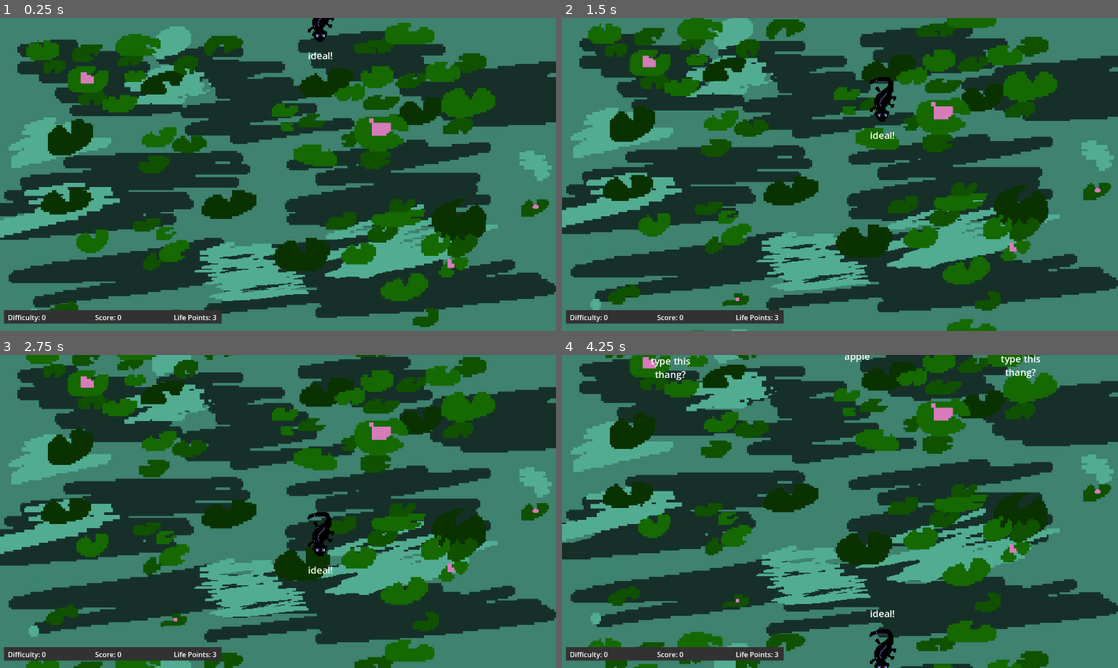
Above: before the commit, frames 1-4 (two rows, left to right).
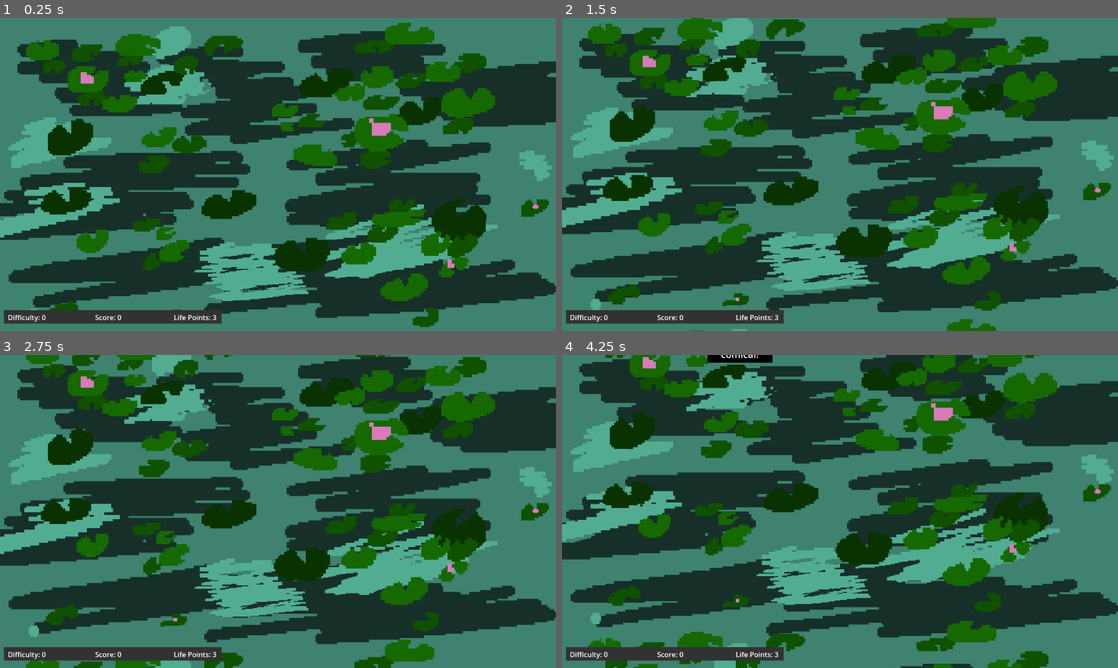
Above: after the commit, the same moments.

Repository: cx-yang/AcerolaJam-XavierYang
Game: Godot game, scene res://main/main.tscn
The game is run twice, just before and just after one commit, with the same random seed, the same clock (stepped at 60 frames per second) and the same inputs. The engine's default icon, where the game draws it, is replaced by a stand-in: a white triangle on a blue panel in a dark square.
Inputs:
- Up to frame 1 (0.25 s): no input
- Up to frame 2 (1.5 s): tap Enter at 0.5 s
- Up to frame 3 (2.75 s): no input
- Up to frame 4 (4.25 s): no input

The runs differ from the first frame. In frame 1, 0.3% of the frame differs, in the area x 55-61%, y 0-14%; in frame 2, 0.4%; in frame 3, 0.4%; in frame 4, 1.1%, in the area x 15-86%, y 0-100%.

Commit message:
update prompt list. likely merge easy and happy arrays. Event enemy spawns according to the index reference in the 2d array. Event enemies and regular enemies alternate for gameplay loop.

Diff:
--- a/Prompt_List.gd
+++ b/Prompt_List.gd
@@ -1,16 +1,18 @@
 extends Node
 
 var easy_words = [
-	"add up","brown dog","cow tools","","","","","","","","","","","",
-	"","","","","","","","","","","","","","",
-	"","","","","","","","","","","","","","",]
+	"add up","brown dog","cow tools","doing","funny","good job","hat","instant","jump","kitty","love","music","nice crock","ocelot",
+	"party","quiz","red","tuba","umbrella","victory","wumbo","year","zoo","above you","birthday","cotton",
+	"drink water","eyes","flower","giraffe","honey","idea","jump","kncok knock","learn","mail time",
+	"nutella","outside pool","power stance","quesadilla", "reptile", "turtle power", "util","visit friends",
+	"wack","","","","","",]
 
 var happy_words = [
 	"achievement","bubbles","comical","definite",
 	"empowered","favorite","gnarly","hospitable",
 	"ideal","joysome","knockout","luminous",
 	"majestic","neighborly","organize","phenomenal",
-	"quirk","recess","savvy","tubular",
+	"quirk","recess","tubular",
 	"urbane","vivacious","wizard","xenodochial",
 	"yay","zealous"
 	]
@@ -23,14 +25,15 @@
 	"?"
 ]
 
-var dialogue1 =[
-	"help me"
-]
-
+#String is the prompt. Number after is the array position to make the event handler go to
 var events = [
-	["apple"],
-	["bottom"],
-	["jeans"]
+	["do you like fruit?", 1],
+	["apple", 4, "orange", 5, "pear", 6],
+	["bottom", 0],
+	["jeans", 0],
+	["you choose apple",  0],
+	["you choose orange", 0],
+	["you choose pear", 0],
 ]
 
 func get_happy_prompt() -> String:
@@ -45,5 +48,12 @@
 func get_salamander_prompt() -> String:
 	return "salamander"
 
+#check if event_size > 1 to differentiate spawning the prompt or options
+func get_event_size(event_number: int) -> int:
+	return events[event_number].size()
+
 func get_event_prompt(event_number: int, position: int) -> String:
 	return events[event_number][position]
+
+func get_next_event_number(event_number:int, position: int) -> int:
+	return events[event_number][position+1]
--- a/enemy/event_enemy.gd
+++ b/enemy/event_enemy.gd
@@ -2,6 +2,8 @@
 
 @export var event_number: int = 0
 @export var option_number: int = 0
+
+var next_event_number: int = 0
 
 func _ready():
 	#SignalManager.difficulty_increased.connect(handle_difficulty_increase)
@@ -21,6 +23,10 @@
 func get_option_number() -> int:
 	return option_number
 
+func get_next_event_number() -> int:
+	return next_event_number
+
 func set_event_prompt(event_number: int, option_number: int) -> void:
+	next_event_number = PromptList.get_next_event_number(event_number, option_number)
 	prompt_text = PromptList.get_event_prompt(event_number, option_number)
 	prompt.parse_bbcode(set_center_tags(prompt_text))
--- a/enemy/event_enemy.tscn
+++ b/enemy/event_enemy.tscn
@@ -7,4 +7,7 @@
 script = ExtResource("2_bvgdu")
 event_number = 0
 option_number = 0
-speed = 0.2
+speed = 0.0
+
+[node name="ActionTimer" parent="." index="3"]
+wait_time = 2.5
--- a/main/main.gd
+++ b/main/main.gd
@@ -19,6 +19,9 @@
 
 var current_container_type = "enemy"
 var event_number: int = 0
+var prompt_and_answer_count: int = 0 #keeps track of the prompts and answers
+var can_spawn_event: bool = false
+var loop_count: int = 0 #when this gets to a certain number after the event spawn, change the prompt in the spawner
 
 var enemy = preload("res://enemy/enemy_base.tscn")
 var easy_happy_enemy = preload("res://enemy/easy_happy_enemy.tscn")
@@ -28,6 +31,12 @@
 func _ready() -> void:
 	SignalManager.start_game.connect(start_game)
 	start_game()
+
+func _process(delta):
+	if can_spawn_event and enemy_container.get_child_count() == 0:
+		current_container_type = "event"
+		can_spawn_event = false
+		spawn_event_enemies()
 
 func _unhandled_input(event: InputEvent) -> void:
 	if event is InputEventKey and not event.is_pressed():
@@ -40,13 +49,38 @@
 		elif key_typed == "shift":
 			return
 		else:
-			var prompt = active_enemy.get_prompt()
+			var prompt = active_enemy.get_prompt() #use active_enemy to set up the next event to display
 			var next_character = prompt.substr(current_letter_index, 1)
 			if key_typed == next_character or (next_character == " " and key_typed == "space") or (next_character == "!" and key_typed == "shift+1") or (next_character == "?" and key_typed == "shift+slash"):
 				print("successfully typed: ", key_typed)
 				current_letter_index += 1
 				active_enemy.set_next_character(current_letter_index)
+
 				if current_letter_index == prompt.length():
+
+					if current_container_type == "event":
+						event_number = active_enemy.get_next_event_number()
+						for enemy in event_spawner.get_children():
+							score += enemy.get_prompt().length() * 80
+							enemy.queue_free()
+						SignalManager.current_score.emit(score)
+						current_letter_index = -1
+						active_enemy.queue_free()
+						active_enemy = null
+
+						#restart game loop
+						if prompt_and_answer_count >= 1:
+							prompt_and_answer_count = 0
+							difficulty_timer.start()
+							difficulty = 2
+							SignalManager.current_difficulty.emit(difficulty)
+							spawn_timer.start()
+							current_container_type = "enemy"
+						else:
+							prompt_and_answer_count += 1
+							spawn_event_enemies()
+						return
+
 					if prompt == "salamander":
 						for enemy in enemy_container.get_children():
 							score += enemy.get_prompt().length() * 80
@@ -68,22 +102,33 @@
 
 #change to take an enemy from either container from parameter call
 func find_new_active_enemy(typed_character: String, container_type: String):
-	#if container_type == "enemy"
-	for enemy in enemy_container.get_children():
-		var prompt = enemy.get_prompt()
-		var next_character = prompt.substr(0,1)
-		print("typed character: ", typed_character)
-
-		if next_character == typed_character:
-			print("found new enemy that starts with %s " % next_character)
-			active_enemy = enemy
-			current_letter_index = 1
-			active_enemy.set_next_character(current_letter_index)
-			return
+	if container_type == "enemy":
+		for enemy in enemy_container.get_children():
+			var prompt = enemy.get_prompt()
+			var next_character = prompt.substr(0,1)
+			print("typed character: ", typed_character)
+
+			if next_character == typed_character:
+				print("found new enemy that starts with %s " % next_character)
+				active_enemy = enemy
+				current_letter_index = 1
+				active_enemy.set_next_character(current_letter_index)
+				return
+	else:
+		for enemy in event_spawner.get_children():
+			var prompt = enemy.get_prompt()
+			var next_character = prompt.substr(0,1)
+			print("typed character: ", typed_character)
+
+			if next_character == typed_character:
+				print("found new enemy that starts with %s " % next_character)
+				active_enemy = enemy
+				current_letter_index = 1
+				active_enemy.set_next_character(current_letter_index)
+				return
 
 func _on_spawn_timer_timeout():
-	#spawn_enemy()
-	spawn_event_enemies()
+	spawn_enemy()
 
 func spawn_enemy() -> void:
 	var enemy_instance = easy_happy_enemy.instantiate()
@@ -94,6 +139,8 @@
 	enemy_container.add_child(enemy_instance)
 	enemy_instance.set_difficulty(difficulty)
 
+	#enemy_instance.set_prompt(prompt_type)
+
 func spawn_salamander() -> void:
 	var enemy_instance = salamander.instantiate()
 	var spawns = spawn_container.get_children()
@@ -104,32 +151,44 @@
 	enemy_instance.set_difficulty(difficulty)
 
 func spawn_event_enemies() -> void:
-	var enemy_instance1 = event_enemy.instantiate()
-	var enemy_instance2 = event_enemy.instantiate()
-	var enemy_instance3 = event_enemy.instantiate()
-
-
-	#enemy_instance2.set_event_prompt(event_number,1)
-	#enemy_instance3.set_event_prompt(event_number,2)
-
-	var spawns = spawn_container.get_children()
-	enemy_instance1.global_position = spawns[1].global_position
-	enemy_instance2.global_position = spawns[4].global_position
-	enemy_instance3.global_position = spawns[7].global_position
-
-	event_spawner.add_child(enemy_instance1)
-	event_spawner.add_child(enemy_instance2)
-	event_spawner.add_child(enemy_instance3)
-
-	enemy_instance1.set_event_prompt(0,0)
+	var current_event_number = event_number
+	SignalManager.current_difficulty.emit(current_event_number)
+
+	if PromptList.get_event_size(current_event_number) > 2:
+		var enemy_instance1 = event_enemy.instantiate()
+		var enemy_instance2 = event_enemy.instantiate()
+		var enemy_instance3 = event_enemy.instantiate()
+
+		var spawns = spawn_container.get_children()
+		enemy_instance1.global_position = spawns[1].global_position
+		enemy_instance2.global_position = spawns[4].global_position
+		enemy_instance3.global_position = spawns[7].global_position
+
+		event_spawner.add_child(enemy_instance1)
+		event_spawner.add_child(enemy_instance2)
+		event_spawner.add_child(enemy_instance3)
+
+		enemy_instance1.set_event_prompt(current_event_number,0)
+		enemy_instance2.set_event_prompt(current_event_number,2)
+		enemy_instance3.set_event_prompt(current_event_number,4)
+	else:
+		var enemy_instance1 = event_enemy.instantiate()
+		var spawns = spawn_container.get_children()
+		enemy_instance1.global_position = spawns[4].global_position
+		event_spawner.add_child(enemy_instance1)
+		enemy_instance1.set_event_prompt(current_event_number,0)
 
 func _on_difficulty_timer_timeout():
-	if difficulty >= 20:
+	if difficulty >= 3:
 		difficulty_timer.stop()
-		difficulty = 20
+		difficulty = 3
+
+		spawn_timer.stop()
+		can_spawn_event = true
+
 		return
 
-	if difficulty % 2 == 0:
+	if difficulty % 5 == 0:
 		spawn_salamander()
 
 	difficulty += 1
@@ -143,11 +202,10 @@
 	current_letter_index = -1
 	difficulty = 0
 	score = 0
+	event_number = 0
 	life_points = 3
 	spawn_timer.wait_time = 4
 
-	#randomize()
-	#spawn_enemy()
 	spawn_timer.start()
 	difficulty_timer.start()
 
--- a/main/main.tscn
+++ b/main/main.tscn
@@ -1,9 +1,7 @@
-[gd_scene load_steps=10 format=3 uid="uid://dt7nflcejhhkc"]
+[gd_scene load_steps=8 format=3 uid="uid://dt7nflcejhhkc"]
 
 [ext_resource type="Script" path="res://main/main.gd" id="1_h8aja"]
 [ext_resource type="PackedScene" uid="uid://cpqk5m62jc80x" path="res://enemy/enemy_container.tscn" id="2_0h28o"]
-[ext_resource type="PackedScene" uid="uid://dm5te3i0gg2l3" path="res://enemy/enemy_base.tscn" id="2_goikc"]
-[ext_resource type="Texture2D" uid="uid://3mrn2g5anyqu" path="res://assets/pond/Pond.png" id="2_gyt3j"]
 [ext_resource type="PackedScene" uid="uid://dhhtv4wriq4ri" path="res://events/event_spawner.tscn" id="3_w20yd"]
 [ext_resource type="PackedScene" uid="uid://bns64xsow8lv7" path="res://ui/menu_ui.tscn" id="4_6wlta"]
 [ext_resource type="PackedScene" uid="uid://b7v3s1er0ft2c" path="res://scrolling_bg/scrolling_bg.tscn" id="6_s3rym"]
@@ -16,20 +14,6 @@
 
 [node name="Main" type="Node2D"]
 script = ExtResource("1_h8aja")
-
-[node name="ColorRect" type="ColorRect" parent="."]
-visible = false
-offset_left = -12.0
-offset_top = -10.0
-offset_right = 1171.0
-offset_bottom = 661.0
-color = Color(0.129412, 0.129412, 0.129412, 1)
-
-[node name="Pond" type="Sprite2D" parent="."]
-visible = false
-position = Vector2(569, 606)
-scale = Vector2(0.944141, 0.95625)
-texture = ExtResource("2_gyt3j")
 
 [node name="SpawnContainer" type="Node2D" parent="."]
 
@@ -57,15 +41,36 @@
 [node name="Marker2D8" type="Marker2D" parent="SpawnContainer"]
 position = Vector2(1057, -91)
 
+[node name="Marker2D9" type="Marker2D" parent="SpawnContainer"]
+position = Vector2(1165, -94)
+
+[node name="Marker2D10" type="Marker2D" parent="SpawnContainer"]
+position = Vector2(988, -126)
+
+[node name="Marker2D11" type="Marker2D" parent="SpawnContainer"]
+position = Vector2(870, -135)
+
+[node name="Marker2D12" type="Marker2D" parent="SpawnContainer"]
+position = Vector2(744, -131)
+
+[node name="Marker2D13" type="Marker2D" parent="SpawnContainer"]
+position = Vector2(614, -130)
+
+[node name="Marker2D14" type="Marker2D" parent="SpawnContainer"]
+position = Vector2(479, -125)
+
+[node name="Marker2D15" type="Marker2D" parent="SpawnContainer"]
+position = Vector2(337, -119)
+
+[node name="Marker2D16" type="Marker2D" parent="SpawnContainer"]
+position = Vector2(191, -118)
+
+[node name="Marker2D17" type="Marker2D" parent="SpawnContainer"]
+position = Vector2(1131, -128)
+
 [node name="EventSpawner" parent="." instance=ExtResource("3_w20yd")]
 
 [node name="EnemyContainer" parent="." instance=ExtResource("2_0h28o")]
-
-[node name="EnemyBase" parent="EnemyContainer" instance=ExtResource("2_goikc")]
-position = Vector2(739, -14)
-blue = Color(0.27451, 0.509804, 0.705882, 1)
-green = Color(0.388235, 0.592157, 0.396078, 1)
-red = Color(0.65098, 0.329412, 0.333333, 1)
 
 [node name="SpawnTimer" type="Timer" parent="."]
 wait_time = 4.0
--- a/scrolling_bg/scrolling_bg.tscn
+++ b/scrolling_bg/scrolling_bg.tscn
@@ -14,7 +14,6 @@
 
 [node name="BottomWater" parent="." instance=ExtResource("2_ednda")]
 texture = ExtResource("8_tlard")
-scroll_scale = 0.3
 
 [node name="MiddleWater" parent="." instance=ExtResource("2_ednda")]
 texture = ExtResource("7_l6u23")
